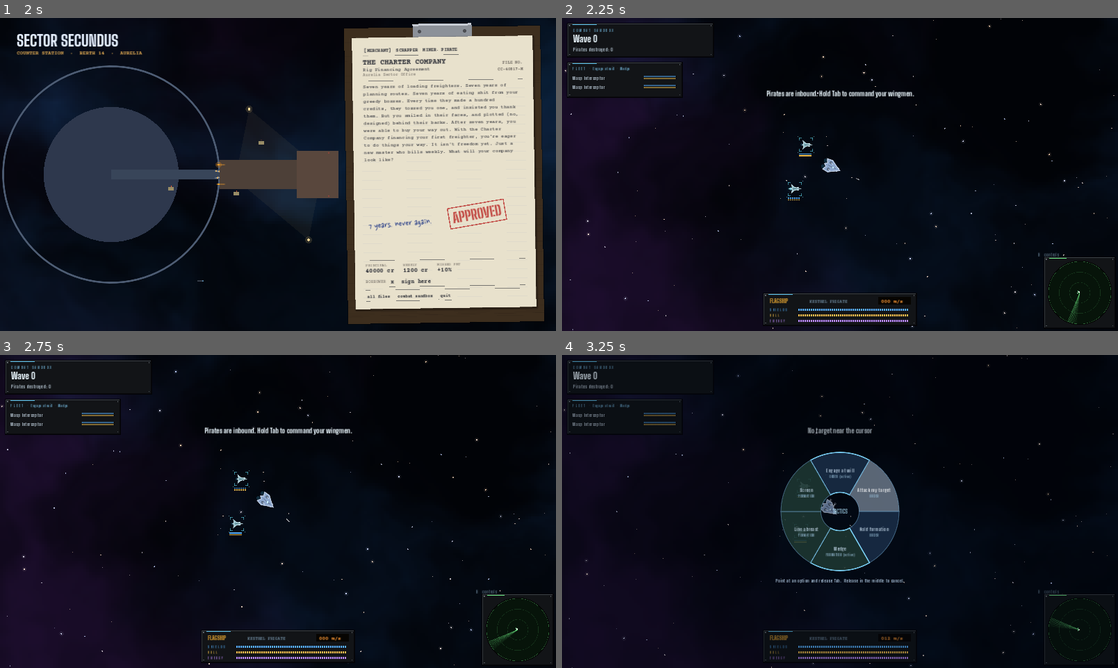
Above: before the commit, frames 1-4 (two rows, left to right).
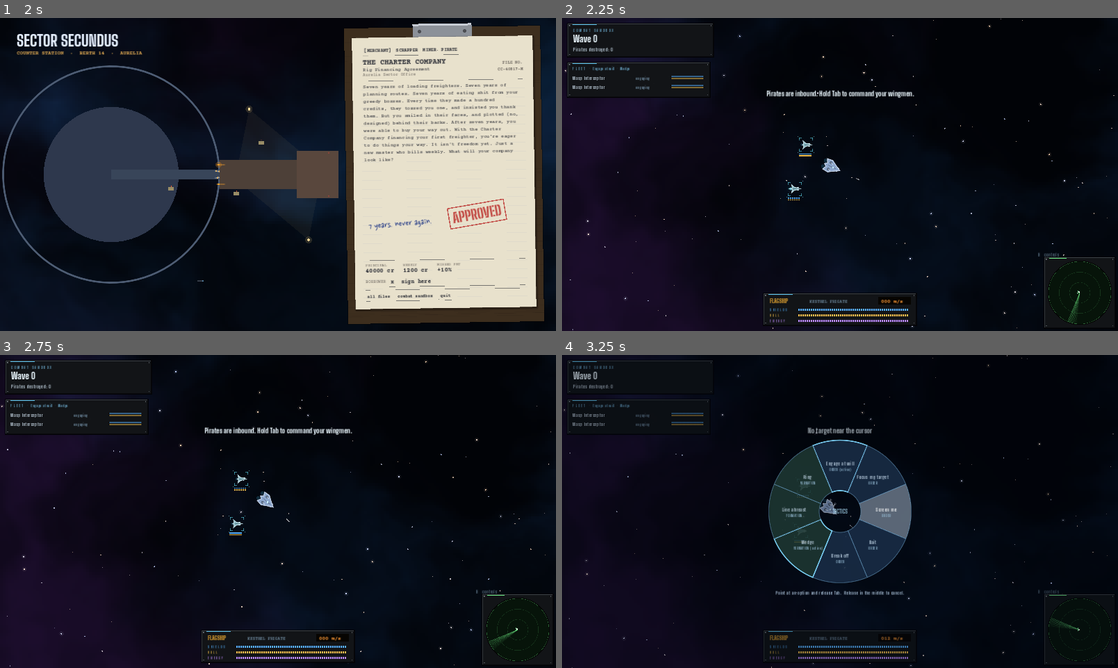
Above: after the commit, the same moments.

Repository: Donkey-Haute-01000001/Starry-Cluster
Game: Godot game, scene res://scenes/start.tscn
Two runs of this game, one before a commit and one after it. Both use one fixed random seed, a clock stepped at 60 frames per second and the inputs below.
Inputs (mouse positions are in pixels of both pictures, inside the frame that each line leads up to):
- Up to frame 1 (2 s): click "NEW CAREER" at 0.5 s; click "MERCHANT · CC-40817-M" at 1.25 s
- Up to frame 2 (2.25 s): click "combat sandbox" at 2 s
- Up to frame 3 (2.75 s): no input
- Up to frame 4 (3.25 s): tap Enter at 2.75 s; move the mouse to (962, 495) at 2.77 s; hold D (strafe_right) from 2.78 s (still down); hold Tab (tactics) from 2.78 s (still down); click (962, 495) at 2.92 s; tap T (target) at 3.05 s

Frame 1 is identical in both runs. In frame 2, 0.1% of the frame differs, in the area x 13-27%, y 14-25%; in frame 3, 0.1%; in frame 4, 5.5%, in the area x 13-63%, y 14-77%.

Commit message:
Captain orders: screen me, bait, break off; escorts obey in their own temper
Co-Authored-By: Claude Opus 5.5 <noreply@anthropic.com>
Claude-Session: https://claude.ai/code/session_01YXxgp1YtVA7C529zjxE9bR

Diff:
--- a/scripts/ai_controller.gd
+++ b/scripts/ai_controller.gd
@@ -31,28 +31,89 @@
 
 
 # --- Escorts -------------------------------------------------------------
+# Orders land through each pilot's temper: steady hands obey at once, Fay
+# second-guesses for a beat, Mersham finishes the kill before he lets go.
+
+var obeyed := "engage"   ## the order this pilot is actually flying
+var _heard := "engage"
+var _obey_t := 0.0
+var _bait_phase := ""
+var _bait_dir := Vector2.RIGHT
+
+
+func temper() -> String:
+	if ship.captain_id != "":
+		return str(Data.captains.get(ship.captain_id, {}).get("temper", "steady"))
+	return "steady"
+
+
+## True while the pilot has the new order but hasn't acted on it yet.
+func pending() -> bool:
+	return obeyed != _heard
+
+
+func _hear(delta: float) -> void:
+	var o: String = main.fleet_order
+	if o != _heard:
+		_heard = o
+		match temper():
+			"hesitant":
+				_obey_t = randf_range(1.2, 2.0)
+			"presses":
+				# Won't break off a target that's nearly dead.
+				var pulling_back: bool = o in ["break", "hold", "screen"]
+				_obey_t = 2.5 if pulling_back and _valid(target) and target.hull_hp < target.max_hull * 0.45 else 0.0
+			_:
+				_obey_t = 0.3
+	if obeyed != _heard:
+		_obey_t -= delta
+		if _obey_t <= 0.0:
+			obeyed = _heard
+
+
+func start_bait() -> void:
+	_bait_phase = "go"
+
 
 func _update_escort(delta: float) -> void:
+	_hear(delta)
 	var leader: Ship = main.player
-	var order: String = main.fleet_order
+	var order := obeyed
 	if leader == null or not is_instance_valid(leader):
 		order = "engage"
-
-	if order == "focus" and is_instance_valid(main.focus_target):
-		target = main.focus_target
-	elif order == "engage":
+	if order == "bait" and ship != main.bait_ship:
+		order = "engage"
+
+	match order:
+		"bait":
+			_bait(delta, leader)
+			return
+		"focus":
+			if is_instance_valid(main.focus_target) and main.focus_target.alive:
+				target = main.focus_target
+			else:
+				order = "engage"
+		"screen":
+			# Anything coming at you gets met; nothing else is our business.
+			if _retarget_t <= 0.0 or not _valid(target):
+				target = main.threat_to_player(700.0)
+				_retarget_t = 0.5
+			if _valid(target) and _valid(leader) and ship.global_position.distance_to(leader.global_position) > 900.0:
+				target = null
+		"hold", "break":
+			target = null
+	if order == "engage":
+		var reach := 2000.0 if temper() == "presses" else 1600.0
 		if _retarget_t <= 0.0 or not _valid(target):
 			var center := leader.global_position if _valid(leader) else ship.global_position
-			target = main.nearest_enemy(ship.team, ship.global_position, 1600.0, center)
+			target = main.nearest_enemy(ship.team, ship.global_position, reach, center)
 			_retarget_t = 1.0
-	else:
-		target = null
-
-	if order != "hold" and _valid(target):
+
+	if _valid(target):
 		_attack(delta, target)
 		return
 
-	# Hold formation (or nothing to fight): fly to our slot, shoot what comes in range.
+	# Formation (or nothing to fight): fly to our slot, shoot what comes in range.
 	if _valid(leader):
 		var slot: Vector2 = main.formation_slot(slot_index)
 		_fly_to(slot, leader.velocity, main.fleet_heading)
@@ -60,12 +121,41 @@
 	_shoot_at(opportunistic)
 
 
+## Run in, get their attention, then drag them away from the captain.
+func _bait(delta: float, leader: Ship) -> void:
+	var foe = main.nearest_enemy(ship.team, ship.global_position, 2600.0, leader.global_position if _valid(leader) else ship.global_position)
+	if not _valid(foe):
+		_bait_phase = ""
+		if _valid(leader):
+			_fly_to(main.formation_slot(slot_index), leader.velocity, main.fleet_heading)
+		return
+	if _bait_phase == "":
+		_bait_phase = "go"
+	if _bait_phase == "go":
+		_fly_to(foe.global_position, foe.velocity, (foe.global_position - ship.global_position).angle())
+		_shoot_at(foe)
+		if ship.global_position.distance_to(foe.global_position) < 520.0:
+			_bait_phase = "drag"
+			var away: Vector2 = (foe.global_position - leader.global_position).normalized() if _valid(leader) else Vector2.RIGHT
+			_bait_dir = away.rotated((0.8 if randf() < 0.5 else -0.8))
+		return
+	# Drag: burn away, jinking, guns on whoever follows.
+	var run_to := ship.global_position + _bait_dir * 900.0
+	_fly_to(run_to, _bait_dir * ship.max_speed, _bait_dir.angle())
+	ship.in_move.y = clampf(ship.in_move.y + sin(Time.get_ticks_msec() * 0.005) * 0.7, -1.0, 1.0)
+	_shoot_at(main.nearest_enemy(ship.team, ship.global_position, ship.max_range()))
+
+
 # --- Hostiles ------------------------------------------------------------
 
 func _update_hostile(delta: float) -> void:
 	if _retarget_t <= 0.0 or not _valid(target):
 		target = main.nearest_enemy(ship.team, ship.global_position, 2600.0)
 		_retarget_t = 1.5
+		# A wingman flying bait under your nose is hard to ignore.
+		var bait = main.get("bait_ship")
+		if ship.team == 1 and _valid(bait) and main.fleet_order == "bait" and ship.global_position.distance_to(bait.global_position) < 1500.0:
+			target = bait
 	if _valid(target):
 		_attack(delta, target)
 	else:
--- a/scripts/data.gd
+++ b/scripts/data.gd
@@ -685,11 +685,11 @@
 
 ## Bar captains at Saltgate, hired on weekly contracts (script doc: Phaedra, Mersham).
 var captains := {
-	"fay": {"name": "Fay", "full": "Phaedra \"Fay\" Andreou", "hull": "fay_skiff", "ship": "skiff", "wage": 150,
+	"fay": {"name": "Fay", "full": "Phaedra \"Fay\" Andreou", "hull": "fay_skiff", "ship": "skiff", "wage": 150, "temper": "hesitant",
 		"pitch": "You're the one with the freighter? Hire me. I've loaded, fixed, flown and fueled every ship that's ever docked at Saltgate. I'm cheap, I learn fast, and I really, really want to see the gate.",
 		"hired": "You won't regret this! ...Probably!",
 		"note": "Cheap, eager, green. Flies a patched-up skiff."},
-	"mersham": {"name": "Mersham", "full": "Mersham Ali of Clan Karabey", "hull": "karabey_fighter", "ship": "lancer", "wage": 600, "ace": true,
+	"mersham": {"name": "Mersham", "full": "Mersham Ali of Clan Karabey", "hull": "karabey_fighter", "ship": "lancer", "wage": 600, "ace": true, "temper": "presses",
 		"pitch": "You fly a hauler, and your escorts fly like cargo. I flew for Clan Karabey, until the court decided my clan backed the wrong prince. My price is high. My aim is better.",
 		"hired": "Point me at whoever's bothering you.",
 		"note": "Clan Karabey ace. Expensive. Flies point."},
--- a/scripts/hud.gd
+++ b/scripts/hud.gd
@@ -439,15 +439,18 @@
 	var live: Array = main.escorts.filter(func(e): return is_instance_valid(e) and e.alive)
 	if not live.is_empty() and (not main.merchant or main.in_combat or main.wheel_open()):
 		var ry := 16.0 if main.merchant else 128.0
-		var rr := Rect2(Vector2(16, ry), Vector2(330, 48 + live.size() * 26))
+		var rr := Rect2(Vector2(16, ry), Vector2(410, 48 + live.size() * 26))
 		UIStyle.draw_glass(self, rr, 1.0, 10.0)
 		_text(rr.position + Vector2(14, 22), _sp("FLEET") + "   ·   %s  ·  %s" % [_order_name(main.fleet_order), main.formation.capitalize()], 11, UIStyle.KICKER)
 		var y := rr.position.y + 50
 		for e in live:
 			var nm: String = e.display_name if e.display_name != "" else e.def["name"]
 			_text(Vector2(rr.position.x + 14, y), nm, 14, UIStyle.GOLD if e.is_friend else UIStyle.TEXT)
-			_bar(Rect2(Vector2(rr.position.x + 220, y - 11), Vector2(94, 4)), e.shields / e.max_shields, COL_SHIELD)
-			_bar(Rect2(Vector2(rr.position.x + 220, y - 5), Vector2(94, 4)), e.hull_hp / e.max_hull, COL_HULL)
+			# What this pilot is actually doing, and whether they've caught up with your order.
+			var st := _escort_state(e)
+			_text(Vector2(rr.position.x + 196, y), st[0], 11, st[1])
+			_bar(Rect2(Vector2(rr.position.x + 300, y - 11), Vector2(94, 4)), e.shields / e.max_shields, COL_SHIELD)
+			_bar(Rect2(Vector2(rr.position.x + 300, y - 5), Vector2(94, 4)), e.hull_hp / e.max_hull, COL_HULL)
 			y += 26
 
 	if main.merchant:
@@ -556,11 +559,31 @@
 		draw_rect(Rect2((center + rp - Vector2(d, d) * 0.5).round(), Vector2(d, d)), col)
 
 
+func _escort_state(e: Ship) -> Array:
+	var c = e.controller
+	if not (c is AIController):
+		return ["", UIStyle.TEXT_DIM]
+	if c.pending():
+		match c.temper():
+			"hesitant": return ["hesitating...", UIStyle.GOLD]
+			"presses": return ["finishing it", UIStyle.RED]
+		return ["...", UIStyle.TEXT_DIM]
+	var verb := {"engage": "engaging", "focus": "on target", "screen": "screening", "bait": "engaging",
+		"break": "forming on you", "hold": "holding"}
+	var o: String = c.obeyed
+	if o == "bait" and e == main.bait_ship:
+		return ["BAITING", COL_ENEMY]
+	return [verb.get(o, o), UIStyle.TEXT_DIM]
+
+
 func _order_name(id: String) -> String:
 	match id:
 		"engage": return "Engage at will"
-		"focus": return "Attack my target"
+		"focus": return "Focus my target"
 		"hold": return "Hold formation"
+		"screen": return "Screen me"
+		"bait": return "Bait"
+		"break": return "Break off"
 	return id
 
 
--- a/scripts/main.gd
+++ b/scripts/main.gd
@@ -31,6 +31,8 @@
 var fleet_order := "engage"
 var formation := "wedge"
 var focus_target: Ship = null
+var bait_ship: Ship = null     ## the escort drawing fire on a Bait order
+var bait_t := 0.0
 var fleet_heading := 0.0
 var in_combat := false
 
@@ -656,8 +658,11 @@
 			offset = Vector2(-75.0 * row, 75.0 * row * side)
 		"line":
 			offset = Vector2(-15.0, 85.0 * row * side)
-		"screen":
+		"ring":
 			offset = Vector2.RIGHT.rotated(TAU * float(i) / n + PI / n) * 150.0
+	# Screening and breaking off pull the wing in tight around you.
+	if fleet_order in ["screen", "break"]:
+		offset *= 0.7
 	var base := player.global_position if is_instance_valid(player) else Vector2.ZERO
 	return base + offset.rotated(fleet_heading)
 
@@ -677,7 +682,7 @@
 
 func apply_tactic(id: String) -> void:
 	match id:
-		"wedge", "line", "screen":
+		"wedge", "line", "ring":
 			formation = id
 			show_message("Formation: %s" % id.capitalize(), 1.5)
 		"engage":
@@ -686,8 +691,61 @@
 		"hold":
 			fleet_order = "hold"
 			show_message("Wingmen: hold formation", 1.5)
+		"screen":
+			fleet_order = "screen"
+			show_message("Wingmen: screen me", 1.5)
+		"break":
+			fleet_order = "break"
+			show_message("Wingmen: break off, form on me", 1.5)
+		"bait":
+			_order_bait()
 		"focus":
 			_order_focus(_wheel_mouse_world)
+
+
+## One wingman, the fastest steady hand, runs at the enemy and drags them off.
+## The rest fall on whatever turns to chase.
+func _order_bait() -> void:
+	var best: Ship = null
+	var best_score := -INF
+	for e in escorts:
+		if not is_instance_valid(e) or not e.alive:
+			continue
+		var score: float = e.max_speed + (0.0 if e.controller.temper() == "hesitant" else 1000.0) + 300.0 * e.hull_hp / e.max_hull
+		if score > best_score:
+			best_score = score
+			best = e
+	if best == null:
+		show_message("No wingmen to send", 1.5)
+		return
+	if nearest_enemy(0, player.global_position, COMBAT_RANGE) == null:
+		show_message("Nothing to bait", 1.5)
+		return
+	bait_ship = best
+	bait_t = 14.0
+	best.controller.start_bait()
+	fleet_order = "bait"
+	var nm: String = best.display_name.get_slice(" (", 0) if best.display_name != "" else str(best.def["name"])
+	show_message("%s: baiting" % nm, 1.5)
+
+
+## The nearest hostile coming for you: inside `within`, or anything locked on you a bit further out.
+func threat_to_player(within := 700.0) -> Ship:
+	if not is_instance_valid(player):
+		return null
+	var best: Ship = null
+	var best_d := INF
+	for s in get_tree().get_nodes_in_group("ships"):
+		var ship := s as Ship
+		if ship == null or not ship.alive or not hostile(0, ship.team):
+			continue
+		var d := ship.global_position.distance_to(player.global_position)
+		var locked: bool = ship.controller is AIController and ship.controller.target == player
+		if d < within or (locked and d < within * 1.8):
+			if d < best_d:
+				best_d = d
+				best = ship
+	return best
 
 
 func _order_focus(at: Vector2) -> void:
@@ -777,6 +835,17 @@
 		focus_target = null
 	if fleet_order == "focus" and focus_target == null:
 		fleet_order = "engage"
+	if fleet_order == "bait":
+		bait_t -= delta
+		var done := bait_t <= 0.0 or not is_instance_valid(bait_ship) or not bait_ship.alive \
+			or bait_ship.hull_hp < bait_ship.max_hull * 0.35 or nearest_enemy(0, bait_ship.global_position, 2600.0) == null
+		if done:
+			if is_instance_valid(bait_ship) and bait_ship.alive:
+				show_message("%s is back on your wing" % bait_ship.display_name.get_slice(" (", 0), 1.5)
+			bait_ship = null
+			fleet_order = "engage"
+	elif bait_ship != null:
+		bait_ship = null
 
 	if merchant:
 		_travel_step()
@@ -934,12 +1003,14 @@
 	var frame := int(_autotest_t * 60.0)
 	# Exercise every order and formation so the AI paths all get run.
 	if frame % 1200 == 600:
-		var orders := ["engage", "hold", "focus"]
-		var forms := ["wedge", "line", "screen"]
-		var k := (frame / 1200) % 3
-		formation = forms[k]
+		var orders := ["bait", "screen", "break", "focus", "engage", "hold"]
+		var forms := ["wedge", "line", "ring"]
+		var k := (frame / 1200) % orders.size()
+		formation = forms[k % 3]
 		if orders[k] == "focus":
 			_order_focus(player.global_position if is_instance_valid(player) else Vector2.ZERO)
+		elif orders[k] == "bait":
+			_order_bait()
 		else:
 			fleet_order = orders[k]
 	var shots_dir := ""
@@ -959,6 +1030,11 @@
 			hp = "%d/%d e=%d" % [int(player.shields), int(player.hull_hp), int(player.energy)]
 		print("[autotest] t=%.0fs wave=%d kills=%d escort_losses=%d hostiles=%d escorts=%d player=%s projectiles=%d" % [
 			_autotest_t, wave, kills, _losses, hostile_count(), escorts.size(), hp, fx.projectiles.size()])
+		var st := []
+		for e in escorts:
+			if is_instance_valid(e) and e.controller is AIController:
+				st.append("%s%s" % [e.controller.obeyed, "*" if e == bait_ship else ""])
+		print("[autotest] order=%s escorts=%s" % [fleet_order, st])
 	if _autotest_t >= 120.0 or not is_instance_valid(player):
 		print("[autotest] done: wave=%d kills=%d escort_losses=%d player_alive=%s" % [wave, kills, _losses, is_instance_valid(player)])
 		get_tree().quit()
@@ -1202,6 +1278,31 @@
 						if traffic.incident.is_empty():
 							break
 					print("[raid] over after %ds; wrecks=%s; credits=%d" % [int(traffic.incident.get("t", 0.0)), traffic._wrecks, Career.credits])
+				elif what == "orders":
+					if station_ui.visible:
+						undock()
+					spawn_captain("fay")
+					spawn_captain("mersham")
+					spawn_friend()
+					var foe: Ship = null
+					for k in 3:
+						foe = spawn_ship("raider", 1, player.global_position + Vector2(1500, -200 + 150 * k))
+						foe.controller = AIController.new(foe, self)
+					await _wait(1.5)
+					_wheel_mouse_world = foe.global_position
+					wheel.visible = true
+					get_viewport().warp_mouse(get_viewport().get_visible_rect().size * 0.5 + Vector2(40, 150))
+					await _wait(0.4)
+					_shot("look_wheel")
+					wheel.visible = false
+					apply_tactic("bait")
+					for k in 2:
+						await _wait(0.6 if k == 0 else 3.0)
+						var st := []
+						for e in escorts:
+							st.append("%s=%s" % [e.display_name.get_slice(" (", 0), hud._escort_state(e)[0]])
+						print("[orders] %s %s" % [fleet_order, st])
+						_shot("look_orders%d" % k)
 				elif what == "tow":
 					if station_ui.visible:
 						undock()
--- a/scripts/tactics_wheel.gd
+++ b/scripts/tactics_wheel.gd
@@ -5,15 +5,17 @@
 var main: Node
 var options := [
 	{"id": "engage", "label": "Engage at will", "group": "Order"},
-	{"id": "focus", "label": "Attack my target", "group": "Order"},
-	{"id": "hold", "label": "Hold formation", "group": "Order"},
+	{"id": "focus", "label": "Focus my target", "group": "Order"},
+	{"id": "screen", "label": "Screen me", "group": "Order"},
+	{"id": "bait", "label": "Bait", "group": "Order"},
+	{"id": "break", "label": "Break off", "group": "Order"},
 	{"id": "wedge", "label": "Wedge", "group": "Formation"},
 	{"id": "line", "label": "Line abreast", "group": "Formation"},
-	{"id": "screen", "label": "Screen", "group": "Formation"},
+	{"id": "ring", "label": "Ring", "group": "Formation"},
 ]
 var selected := -1
-const RADIUS := 170.0
-const INNER := 55.0
+const RADIUS := 205.0
+const INNER := 60.0
 
 
 func _process(_delta: float) -> void:
